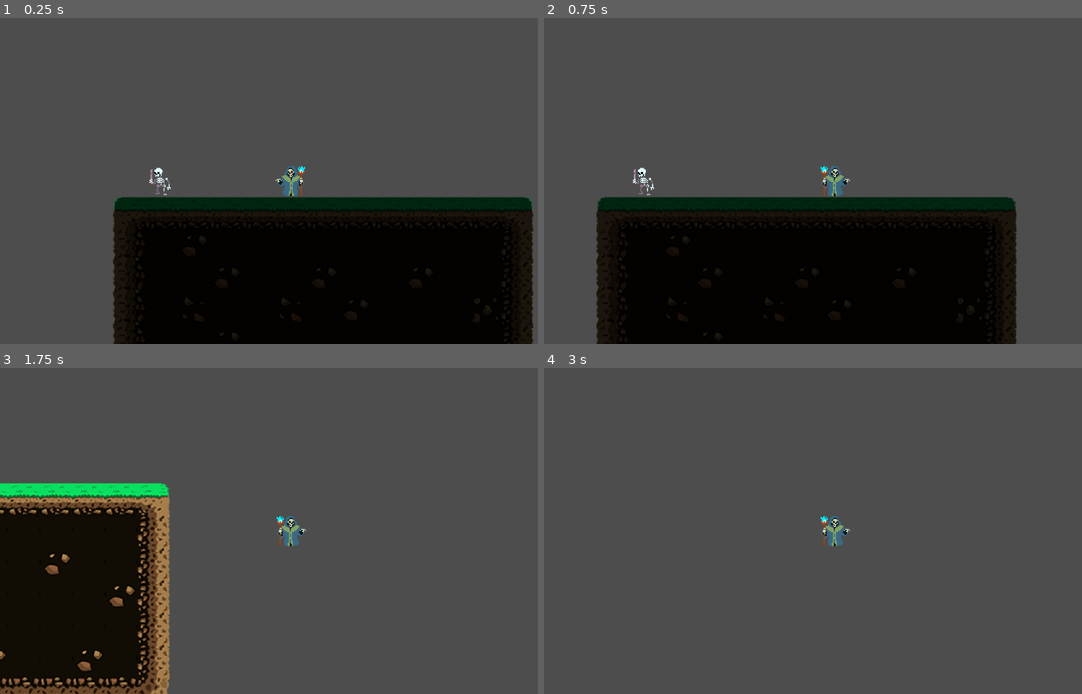
Above: before the commit, frames 1-4 (two rows, left to right).
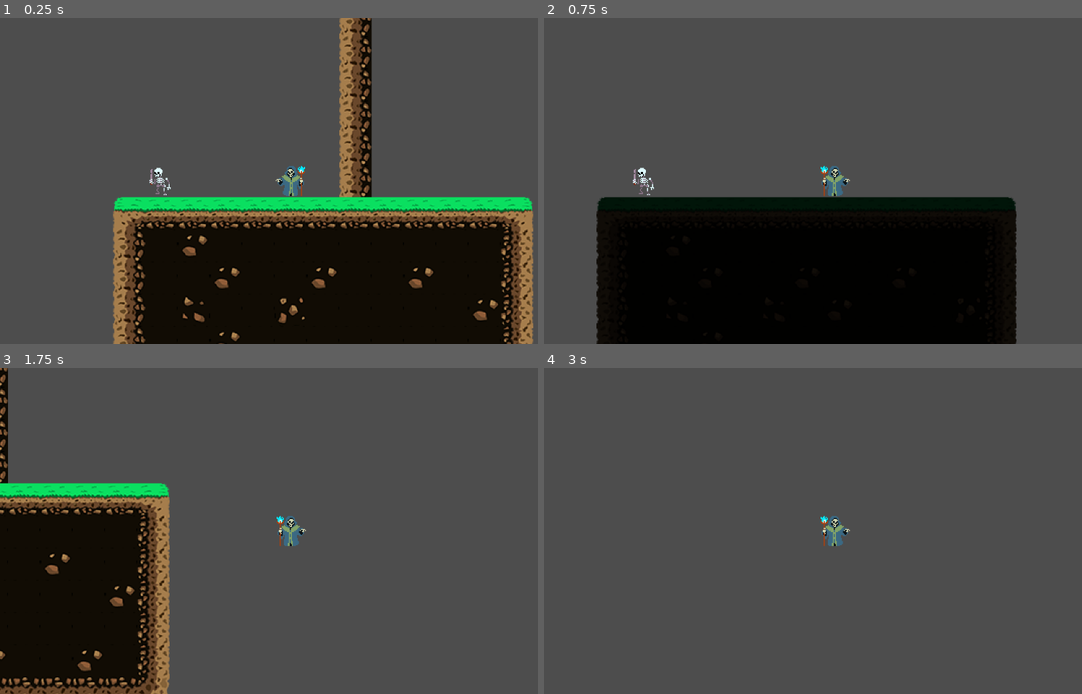
Above: after the commit, the same moments.

Repository: Tapardy/LichRogueLike
Game: Godot game, scene res://scenes/world.tscn
The game is run twice, just before and just after one commit, with the same random seed, the same clock (stepped at 60 frames per second) and the same inputs.
Inputs:
- Up to frame 1 (0.25 s): no input
- Up to frame 2 (0.75 s): tap Enter (ui_accept) at 0.5 s; hold D (move_right) from 0.53 s (still down); hold R (realm_shift) from 0.53 s (still down)
- Up to frame 3 (1.75 s): keep holding D (move_right); tap Space (jump) at 0.77, 1.52 s; release R (realm_shift) at 1.28 s; tap H (heal) at 1.35 s; tap R (realm_shift) at 1.55 s
- Up to frame 4 (3 s): release D (move_right) at 2.03 s; hold A (move_left) 2.03-2.78 s; hold J (melee_attack) 2.03-2.78 s; tap R (realm_shift) at 2.3, 2.85 s; tap Enter (ui_accept) at 2.75 s; hold D (move_right) from 2.78 s (still down)

The runs differ from the first frame. In frame 1, 14% of the frame differs, in the area x 20-100%, y 0-100%; in frame 2, less than 0.1%; in frame 3, 0.5%; in frame 4, nothing differs.

Commit message:
player will get thrown into the regular world if they are in a lit area, only works with an area2d  atm, can be attached to anything

Diff:
--- /dev/null
+++ b/scenes/components/light.tscn
@@ -0,0 +1,15 @@
+[gd_scene load_steps=2 format=3 uid="uid://0dej24w46dta"]
+
+[ext_resource type="Script" path="res://scripts/light.gd" id="1_fmw85"]
+
+[node name="Light" type="Node2D"]
+script = ExtResource("1_fmw85")
+
+[node name="Area2D" type="Area2D" parent="."]
+
+[node name="CollisionShape2D" type="CollisionShape2D" parent="Area2D"]
+
+[node name="PointLight2D" type="PointLight2D" parent="."]
+
+[connection signal="area_entered" from="Area2D" to="." method="_on_area_2d_area_entered"]
+[connection signal="body_entered" from="Area2D" to="." method="_on_area_2d_body_entered"]
--- a/scenes/world.tscn
+++ b/scenes/world.tscn
@@ -1,8 +1,9 @@
-[gd_scene load_steps=8 format=3 uid="uid://bl1ivlm1thybo"]
+[gd_scene load_steps=10 format=3 uid="uid://bl1ivlm1thybo"]
 
 [ext_resource type="Texture2D" uid="uid://bjfkhph05ycgg" path="res://assets/Adventure 2D Tileset/Tile/x32-florest-tileset.png" id="1_rvy6q"]
 [ext_resource type="PackedScene" uid="uid://bnih347l0un2n" path="res://scenes/player.tscn" id="2_qy6pw"]
 [ext_resource type="PackedScene" uid="uid://cq2hmwewp8lbt" path="res://enemyplaceholder.tscn" id="2_r0do6"]
+[ext_resource type="PackedScene" uid="uid://0dej24w46dta" path="res://scenes/components/light.tscn" id="4_x0uxo"]
 
 [sub_resource type="TileSetAtlasSource" id="TileSetAtlasSource_b84fn"]
 texture = ExtResource("1_rvy6q")
@@ -253,17 +254,21 @@
 physics_layer_0/collision_layer = 0
 sources/5 = SubResource("TileSetAtlasSource_5ydfe")
 
+[sub_resource type="RectangleShape2D" id="RectangleShape2D_0aa0e"]
+size = Vector2(42, 64)
+
 [node name="World" type="Node2D"]
 
 [node name="TileMapLight" type="TileMap" parent="."]
 unique_name_in_owner = true
 tile_set = SubResource("TileSet_coy24")
 format = 2
-layer_0/tile_data = PackedInt32Array(65533, 65536, 0, 65534, …(1560 unchanged characters)… , 2, 131078, 196608, 2, 65542, 196608, 2)
+layer_0/tile_data = PackedInt32Array(65533, 65536, 0, 65534, …(1560 unchanged characters)… , 2, 131078, 196608, 2, 65542, 196608, 2, -65535, 0, 1, -131071, 0, 1, -196607, 0, 1, -262143, 0, 1, -327679, 0, 1, -393215, 0, 1)
 
 [node name="TileMapDark" type="TileMap" parent="."]
 unique_name_in_owner = true
-modulate = Color(0.169245, 0.169245, 0.169245, 1)
+visible = false
+modulate = Color(0.0962047, 0.0962048, 0.0962047, 1)
 tile_set = SubResource("TileSet_68dpp")
 format = 2
 layer_0/tile_data = PackedInt32Array(65533, 131077, 0, 65534, 131077, 0, 65535, 131077, 0, 0, 131077, 0, 1, 131077, 0,  …(1930 unchanged characters)…
@@ -274,6 +279,12 @@
 [node name="Player" parent="." instance=ExtResource("2_qy6pw")]
 position = Vector2(-16, -16)
 
-[node name="Tilemaps" type="Node" parent="."]
+[node name="Light" parent="." instance=ExtResource("4_x0uxo")]
+position = Vector2(192, -32)
+
+[node name="CollisionShape2D" parent="Light/Area2D" index="0"]
+position = Vector2(-11, 0)
+shape = SubResource("RectangleShape2D_0aa0e")
 
 [editable path="EnemyPlaceholder"]
+[editable path="Light"]
--- /dev/null
+++ b/scripts/light.gd
@@ -0,0 +1,8 @@
+extends Node2D
+
+func _on_area_2d_body_entered(body):
+	print(body)
+	if body.is_in_group("player"):
+		print("you are in the light")
+
+		body.get_node("RealmShift").change_realm(false)
--- a/scripts/player/player.gd
+++ b/scripts/player/player.gd
@@ -46,3 +46,6 @@
 func _input(event):
 	if event.is_action_pressed("realm_shift"):
 		$RealmShift.handle_realm_shift()
+
+func change_realm(value)-> void:
+	$RealmShift.change_realm(value)
--- a/scripts/player/realm_shift.gd
+++ b/scripts/player/realm_shift.gd
@@ -12,7 +12,14 @@
 
 func handle_realm_shift() -> void:
 	is_in_shadowrealm = !is_in_shadowrealm
+	update_tilemaps()
 
+func change_realm(value) -> void:
+	print(value)
+	is_in_shadowrealm = value
+	update_tilemaps()
+
+func update_tilemaps() -> void:
 	if is_in_shadowrealm:
 		tile_map_light.visible = false
 		tile_map_dark.visible = true
